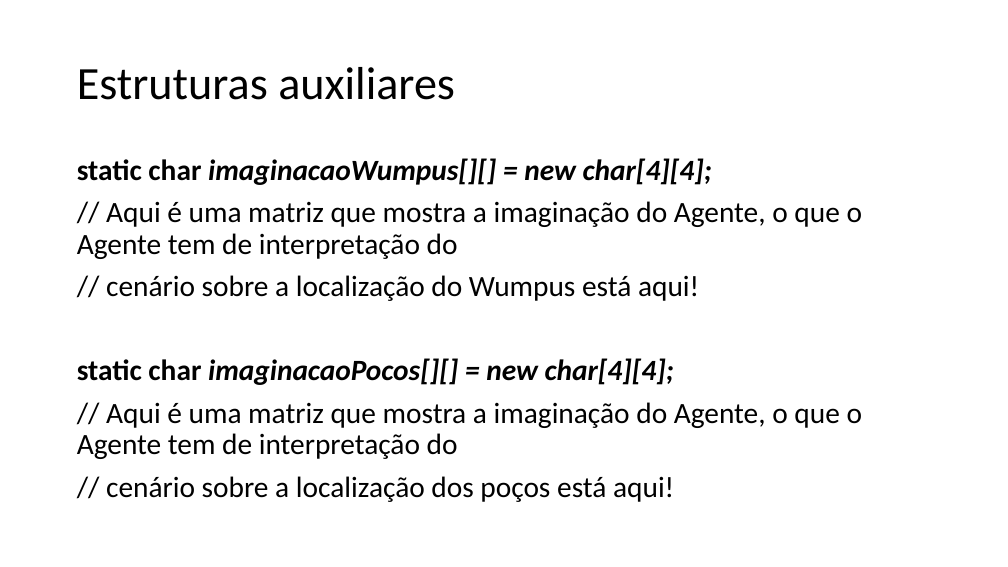
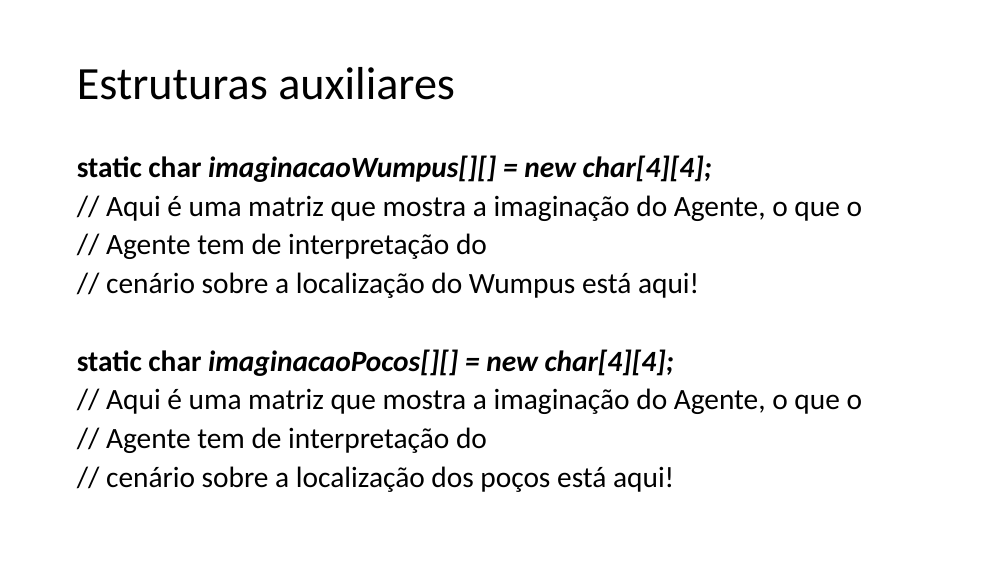
Before and after one commit to rodrigocarlos2/AgenteInteligente, a slide deck: slide 12 of Mundo do Wumpus.pptx (slide 10 before the commit). Drawn at 1008x567 pixels with LibreOffice and Linux fonts; fonts in the diff are those of the drawing. Boxes give left, top, right and bottom in pixels: in the first picture for what was removed or moved away, otherwise in the second. Text is boxed around its words. In the diff, an @@ line names an element or a change of style, - is before the commit and + after.

```diff
--- a/Mundo do Wumpus.pptx
+++ b/Mundo do Wumpus.pptx
@@ text at (x1=77, y1=155, x2=712, y2=492): line spacing 0.9 to 0.8 @@
@@ text at (x1=106, y1=195, x2=862, y2=259): text changed @@
-// Aqui é uma matriz que mostra a imaginação do Agente, o que o Agente tem de interpretação do
+// Aqui é uma matriz que mostra a imaginação do Agente, o que o
+// Agente tem de interpretação do
@@ text at (x1=106, y1=388, x2=862, y2=453): text changed @@
-// Aqui é uma matriz que mostra a imaginação do Agente, o que o Agente tem de interpretação do
+// Aqui é uma matriz que mostra a imaginação do Agente, o que o
+// Agente tem de interpretação do
```
Also in this commit, not shown: 1 other slide changed, 6 slides added.
